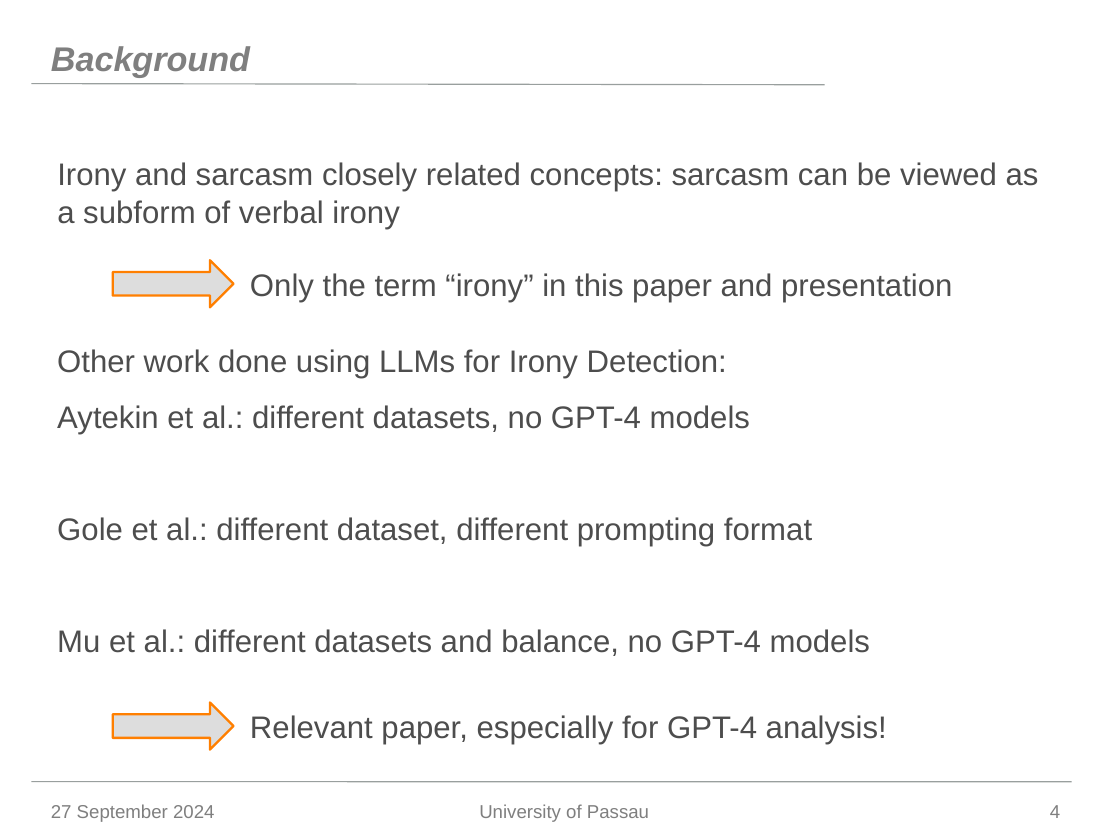
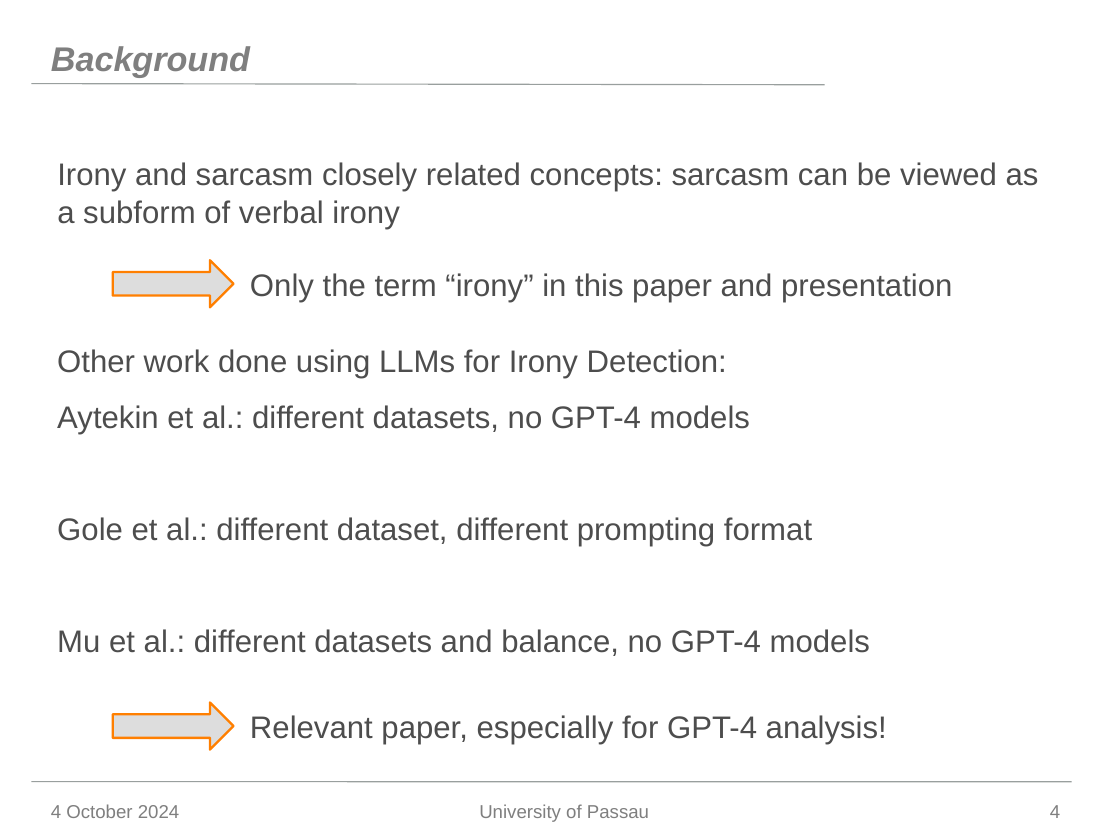
Before and after one commit to Jonas-Barth/bachelor, a slide deck: slide 4 of Writing/Präsentation.pptx. Drawn at 1120x840 pixels with LibreOffice and Linux fonts; fonts in the diff are those of the drawing; background and template pictures are left out. Boxes give left, top, right and bottom in pixels: in the first picture for what was removed or moved away, otherwise in the second. Text is boxed around its words. In the diff, an @@ line names an element or a change of style, - is before the commit and + after.

```diff
--- a/Writing/Präsentation.pptx
+++ b/Writing/Präsentation.pptx
@@ text at box(51, 804, 179, 818): text changed @@
-27 September 2024
+4 October 2024
```
Also in this commit, not shown: 7 other slides changed, 12 slides added, 2 slides removed.
